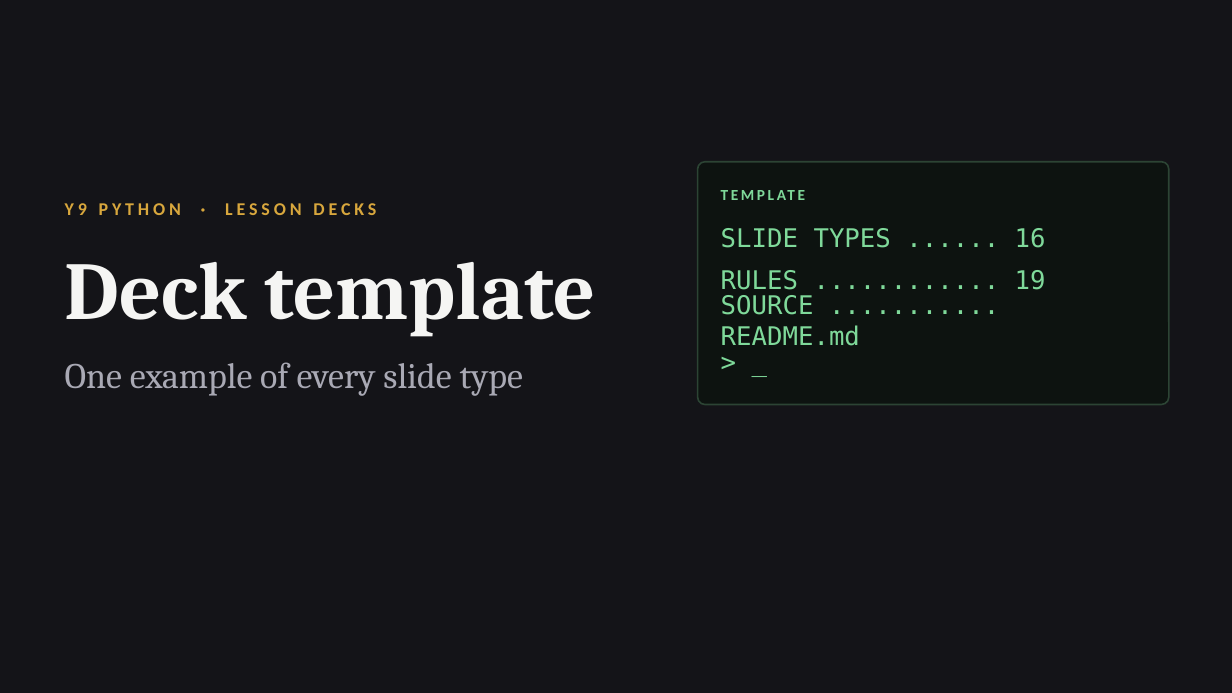
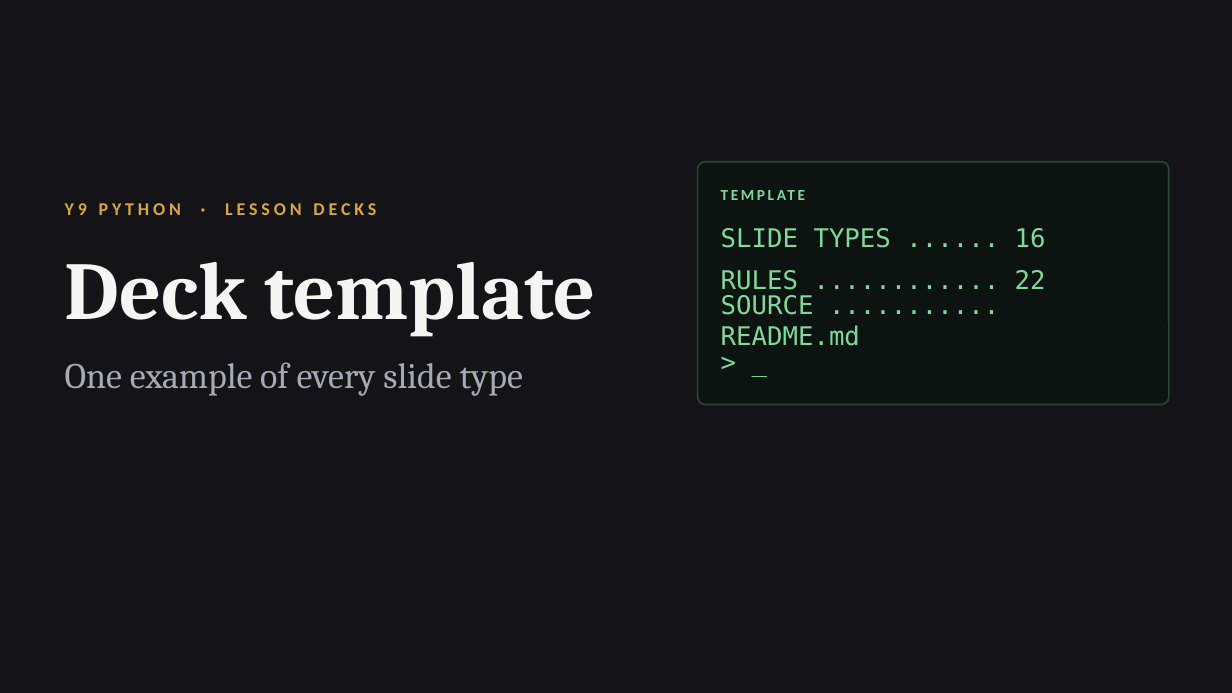
Before and after one commit to OGAComputing/interactive, a slide deck: slide 1 of _presentations/Y9_Python/Y9_Python_Deck_Template.pptx. Drawn at 1232x693 pixels with LibreOffice and Linux fonts; fonts in the diff are those of the drawing. Boxes give left, top, right and bottom in pixels: in the first picture for what was removed or moved away, otherwise in the second. Text is boxed around its words. In the diff, an @@ line names an element or a change of style, - is before the commit and + after.

```diff
--- a/_presentations/Y9_Python/Y9_Python_Deck_Template.pptx
+++ b/_presentations/Y9_Python/Y9_Python_Deck_Template.pptx
@@ text at bbox=[721, 270, 1046, 290]: text changed @@
-RULES ............ 19
+RULES ............ 22
```
Also in this commit, not shown: 5 other slides changed, 1 slide added, 5 other files.
